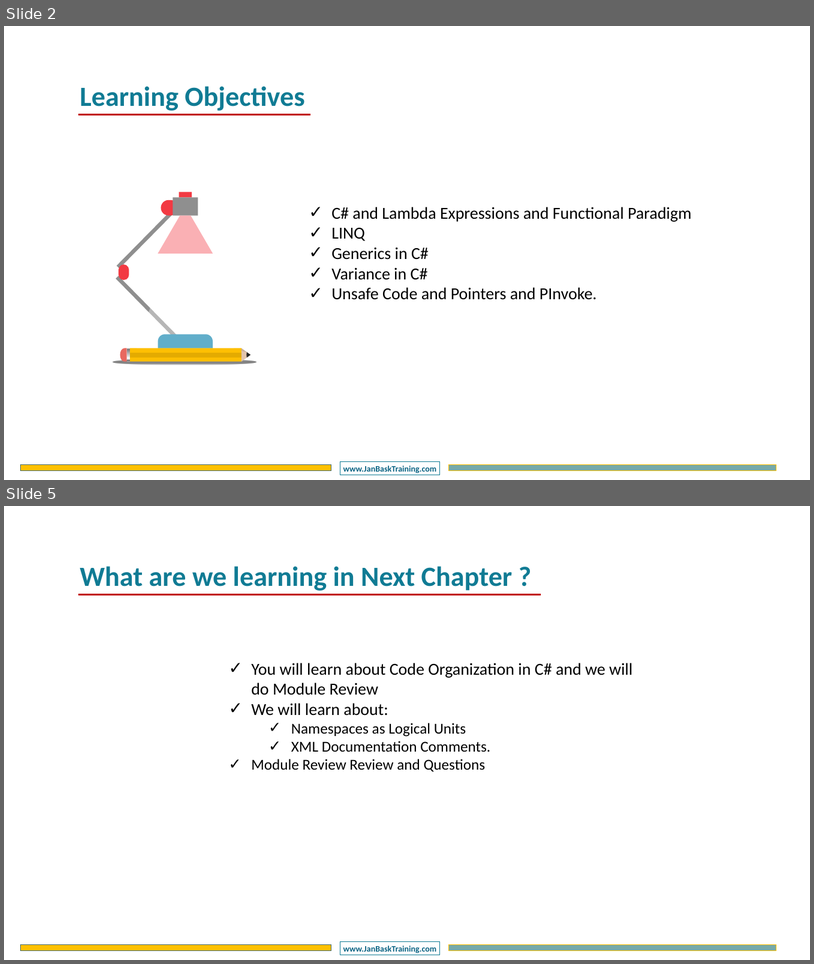
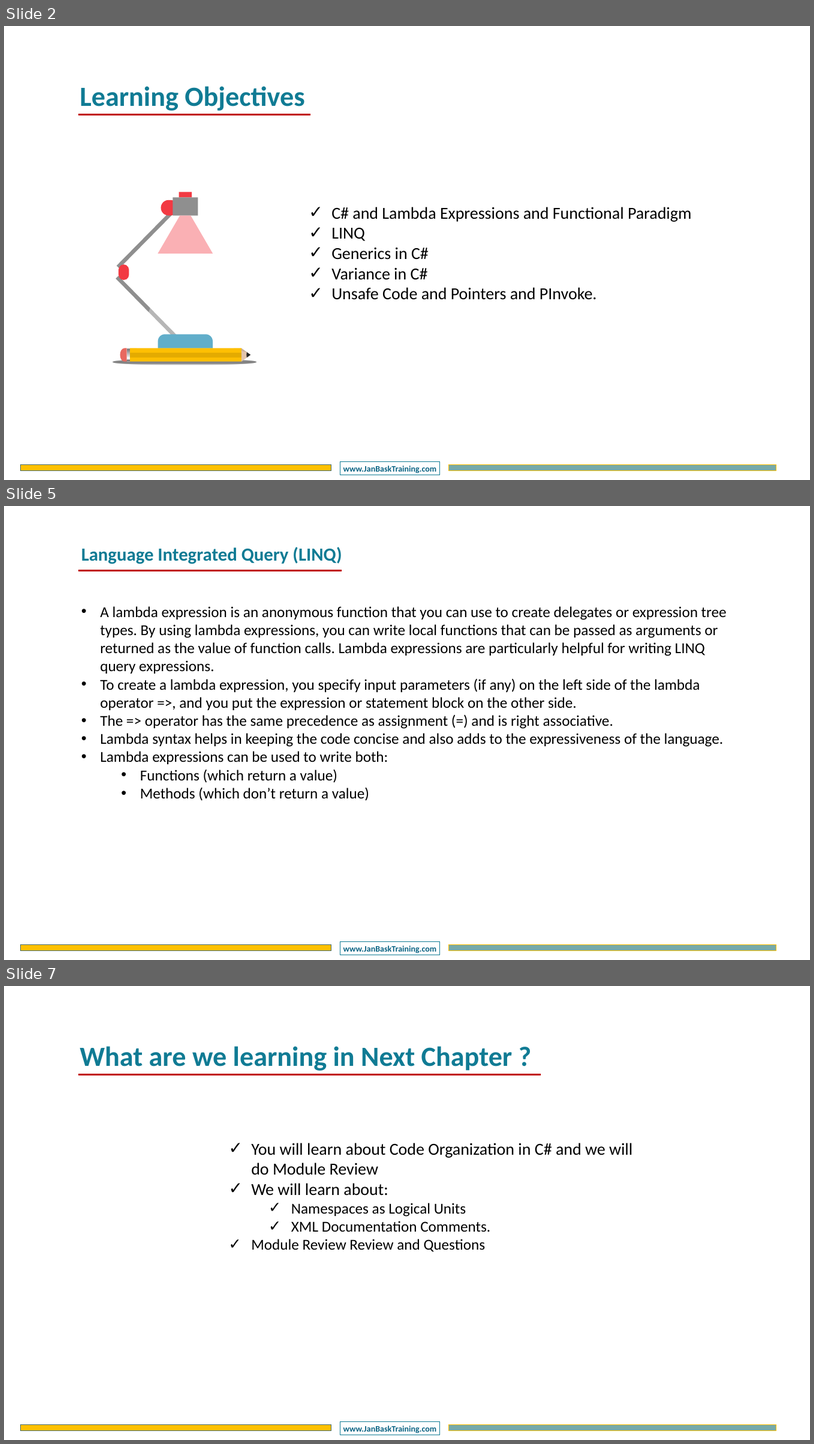
Before and after one commit to DotNetTraining/DotNetEssentials, a slide deck: slides/OOPC/OOPC - Chapter4.pptx. Shown one above the other, each under a label of ours: slides 2 and 5 before the commit, slides 2, 5 and 7 after it; the slides between them are not shown. The pictures are 814x964 and 814x1444 pixels, drawn with LibreOffice and Linux fonts; fonts in the diff are those of the drawing; background and template pictures are left out. Boxes give left, top, right and bottom in pixels: in the first picture for what was removed or moved away, otherwise in the second. Text is boxed around its words. In the diff, an @@ line names an element or a change of style, - is before the commit and + after.

```diff
--- a/slides/OOPC/OOPC - Chapter4.pptx
+++ b/slides/OOPC/OOPC - Chapter4.pptx
@@ slide 5 added at (4, 506, 810, 960), background #FFFFFF; not listed: 3 template elements that a slide beside it also shows @@
@@ text added at (81, 547, 342, 564), 44 pt, text #107B94, bold @@
+Language Integrated Query (LINQ)
@@ line added from (78, 571) to (342, 571), #C00000 4.5 pt @@
@@ text added at (100, 606, 727, 801), 36 pt, text #000000 @@
+• A lambda expression is an anonymous function that you can use to create delegates or expression tree types. By using lambda expressions, you can write local functions that can be passed as arguments or returned as the value of function calls. Lambda expressions are particularly helpful for writing LINQ query expressions.
+• To create a lambda expression, you specify input parameters (if any) on the left side of the lambda operator =>, and you put the expression or statement block on the other side.
+• The => operator has the same precedence as assignment (=) and is right associative.
+• Lambda syntax helps in keeping the code concise and also adds to the expressiveness of the language.
+• Lambda expressions can be used to write both:
+  • Functions (which return a value)
+  • Methods (which don’t return a value)
@@ what was slide 5 is now slide 7 @@
```
Also in this commit, not shown: 1 slide changed, 2 other slides added, 1 slide removed, 14 other files.
